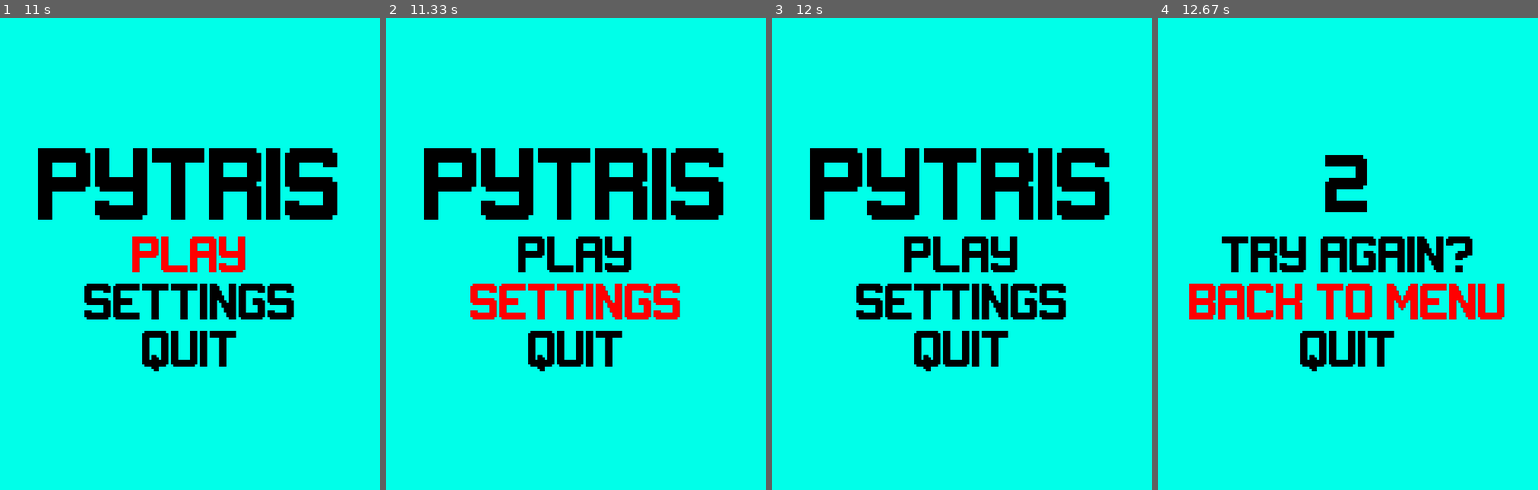
Above: before the commit, frames 1-4 (left to right).
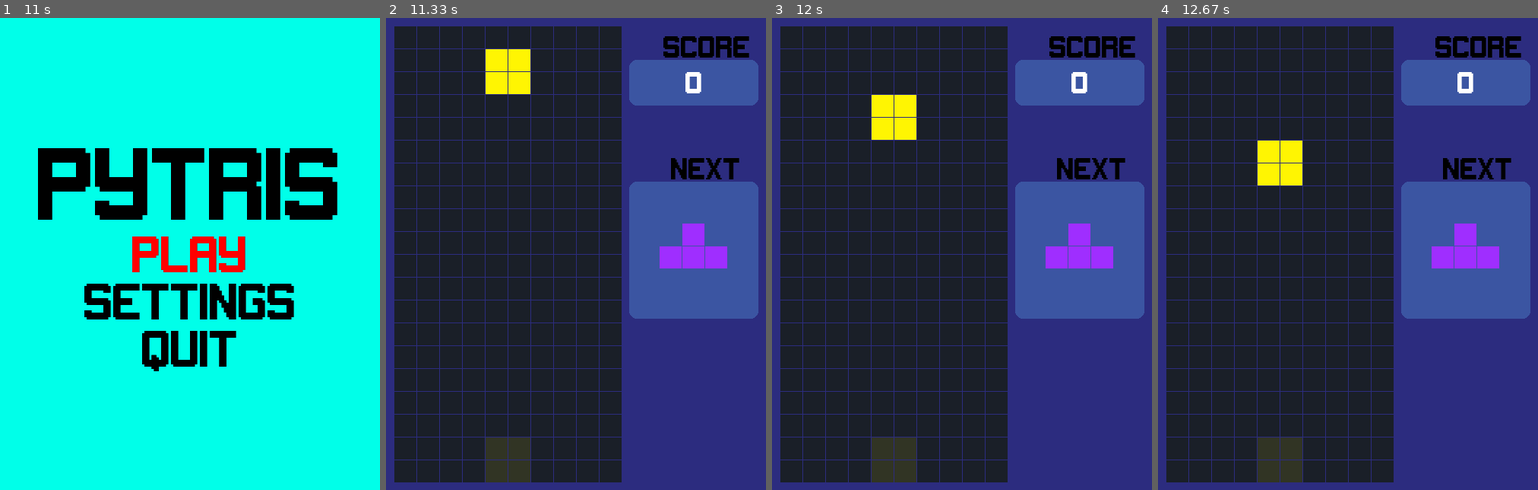
Above: after the commit, the same moments.

Repository: SohShiWei/scufftris
Game: pygame game, started from main.py
The game is run twice, just before and just after one commit, with the same random seed, the same clock (stepped at 60 frames per second) and the same inputs.
Inputs (mouse positions are in pixels of both pictures, inside the frame that each line leads up to):
- Up to frame 1 (11 s): click "PLAY" at 0.38 s; tap Space at 0.67, 1.07, 1.37, 1.63, 1.97, 2.27, 2.4, 2.8, 3.1, 3.47, 3.87, 4.17, 4.37, 4.67, 4.87, 5.2, 5.5, 5.7, 6, 6.27, 6.93, 7.23, 7.37, 7.77, 8.07, 8.43, 8.83, 9.13, 9.33, 9.63 s; hold A 1-1.53 s; hold S 1.57-1.87 s; hold A 1.9-2.3 s; hold W 2.33-2.7 s; hold D 2.73-3.37 s; hold S 3.4-3.77 s; hold A 3.8-4.27 s; hold D 4.3-4.77 s; hold W 4.8-5.1 s; hold D 5.13-5.6 s; hold A 5.63-6.17 s; hold S 6.2-6.5 s; click "TRY AGAIN?" at 6.58 s; hold A 6.87-7.27 s; move the mouse to (76, 225) at 6.9 s; hold W 7.3-7.67 s; hold D 7.7-8.33 s; hold S 8.37-8.73 s; hold A 8.77-9.23 s; hold D 9.27-9.73 s; click (155, 84) at 9.82 s; click (326, 310) at 10.65 s; click "PLAY" at 10.98 s
- Up to frame 2 (11.33 s): click (629, 315) at 11.32 s
- Up to frame 3 (12 s): click (1049, 254) at 11.65 s
- Up to frame 4 (12.67 s): click (1302, 301) at 12.55 s

Frame 1 is identical in both runs. In frame 2, 100% of the frame differs, in the area x 0-100%, y 0-100%; in frame 3, 100%; in frame 4, 100%.

Commit message:
Add files via upload
fixed game over menu

Diff:
--- a/game.py
+++ b/game.py
@@ -110,9 +110,9 @@
             self.draw(screen)  # Draw the current state of the game (grid and blocks)
 
             if self.game_over:  # If the game is over, display the "GAME OVER" text
-                Menus().gameover(screen, DISPLAY_WIDTH, DISPLAY_HEIGHT,self.score)
+                game_over = Menus().gameover(screen, DISPLAY_WIDTH, DISPLAY_HEIGHT,self.score)
+                self.game_over = game_over
                 self.reset()
-                self.game_over = not self.game_over
 
             if self.paused:
                 # pygame.display.update()  # Update the display to show the pause menu
--- a/menu.py
+++ b/menu.py
@@ -44,6 +44,7 @@
     def gameover(self, screen, screen_width, screen_height,score):
         pygame.display.set_caption("Game Over")
         print(score)
+        game_over = False
 
         while True:
             screen.fill(Colors.cyan)
@@ -71,9 +72,10 @@
                     sys.exit()
                 if event.type == pygame.MOUSEBUTTONDOWN:
                     if TryAgain_button.checkForInput(menu_mouse_pos):
-                        return "try again"
+                        return game_over
                     if Back_button.checkForInput(menu_mouse_pos):
                         self.main_menu(screen, DISPLAY_WIDTH, DISPLAY_HEIGHT)
+                        return game_over
                     if Quit_button.checkForInput(menu_mouse_pos):
                         pygame.quit()
                         sys.exit()
